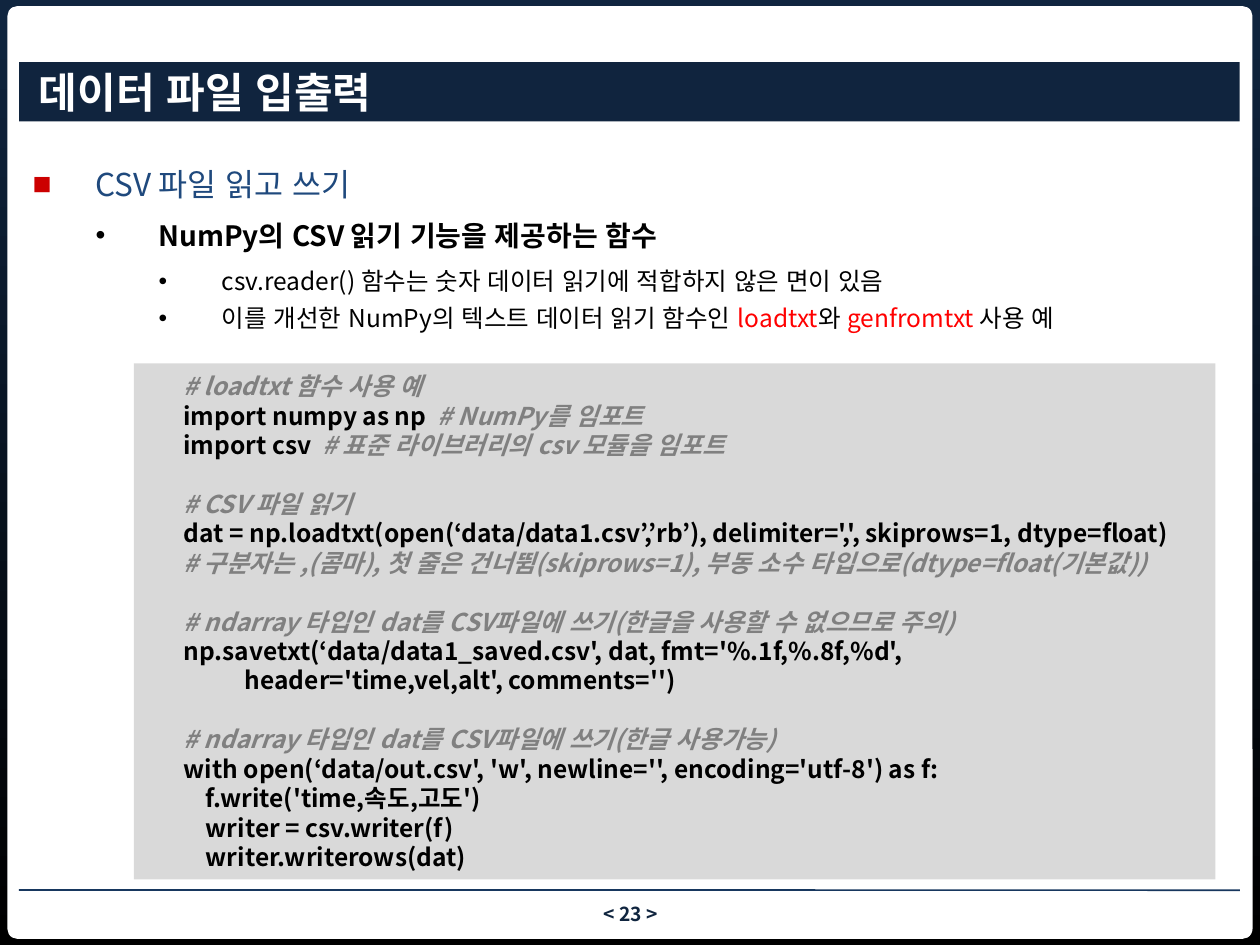
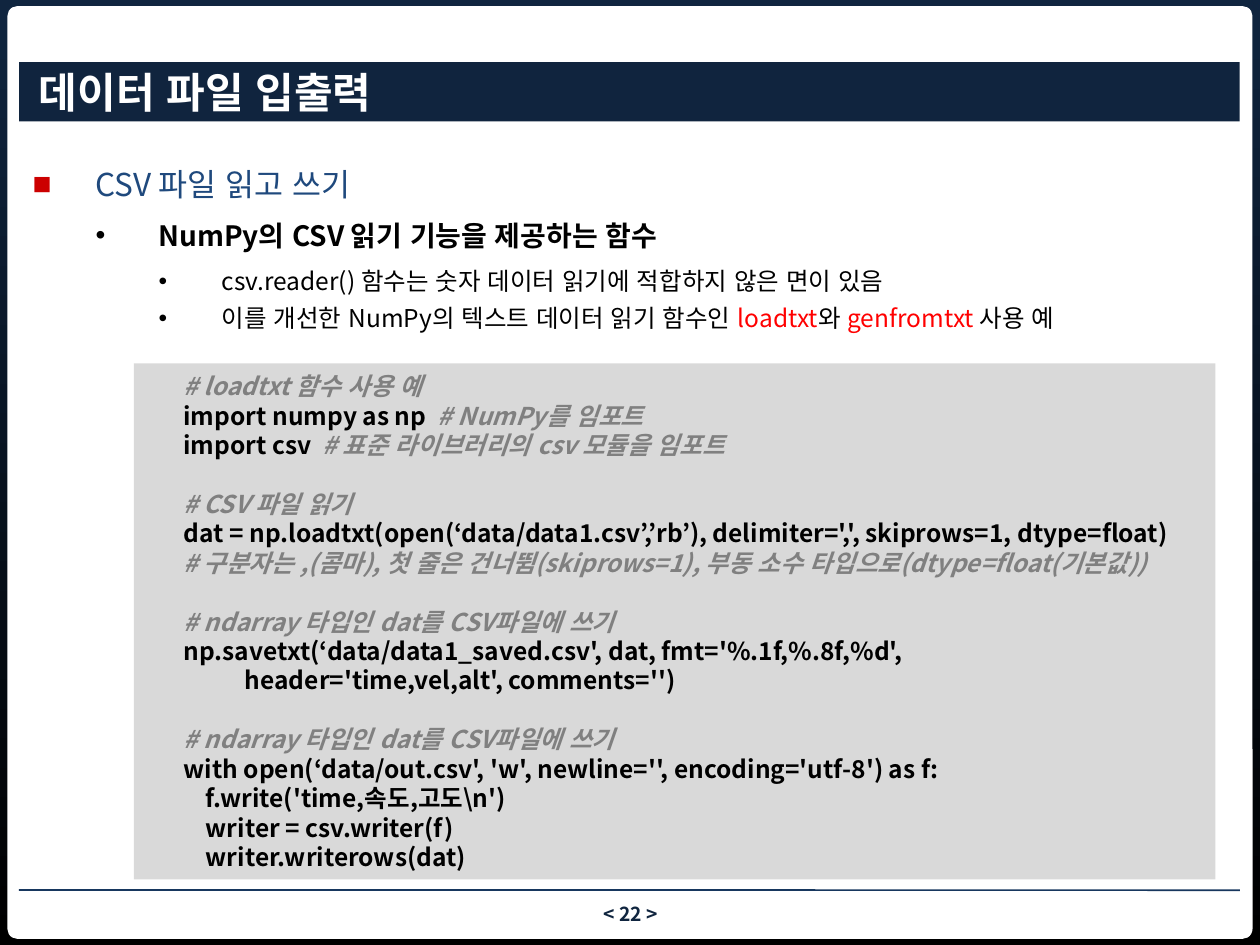
Before and after one commit to nhkim55/bigdata_fintech_python, a slide deck: slide 22 of ch3 입력과 출력.pptx (slide 23 before the commit). Drawn at 1260x945 pixels with LibreOffice and Linux fonts; fonts in the diff are those of the drawing; background and template pictures are left out. Boxes give left, top, right and bottom in pixels: in the first picture for what was removed or moved away, otherwise in the second. Text is boxed around its words. In the diff, an @@ line names an element or a change of style, - is before the commit and + after.

```diff
--- a/ch3 입력과 출력.pptx
+++ b/ch3 입력과 출력.pptx
@@ text in rectangle at <box>204,610,614,637</box>: text changed @@
-# ndarray 타입인 dat를 CSV파일에 쓰기(한글을 사용할 수 없으므로 주의)
+# ndarray 타입인 dat를 CSV파일에 쓰기
@@ text in rectangle at <box>204,727,614,754</box>: text changed @@
-# ndarray 타입인 dat를 CSV파일에 쓰기(한글 사용가능)
+# ndarray 타입인 dat를 CSV파일에 쓰기
@@ text in rectangle at <box>206,782,506,812</box>: text changed @@
-f.write('time,속도,고도')
+f.write('time,속도,고도\n')
@@ page number at <box>619,906,642,921</box>: text changed @@
-< 23 >
+< 22 >
```
Also in this commit, not shown: 2 other slides changed, 1 slide removed.
